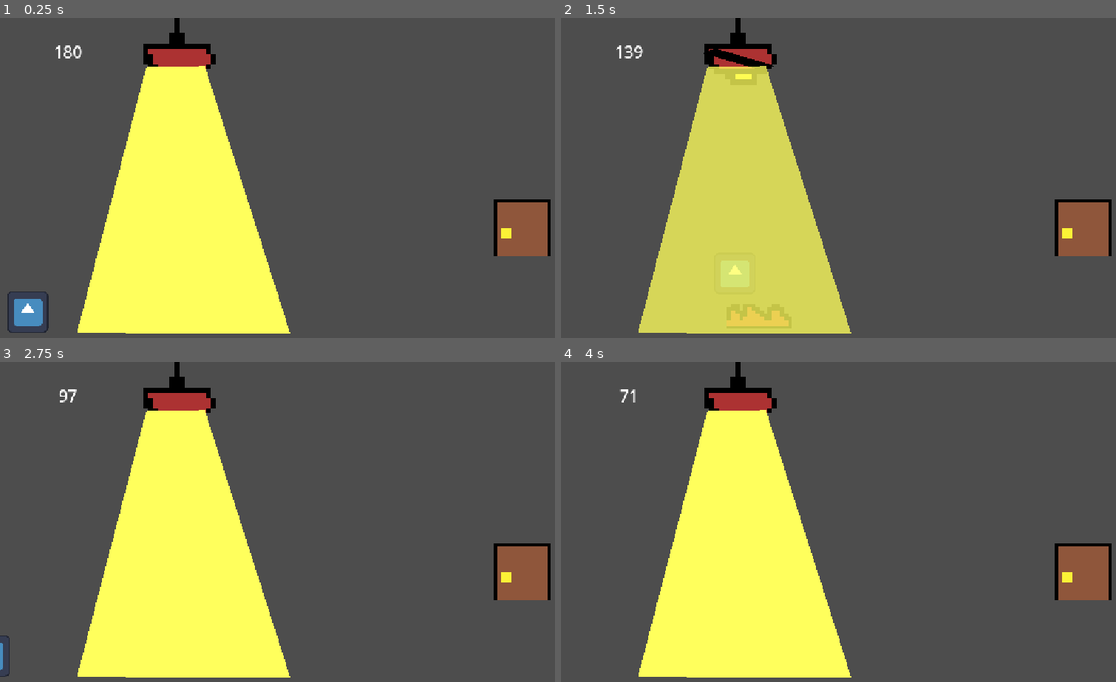
Above: before the commit, frames 1-4 (two rows, left to right).
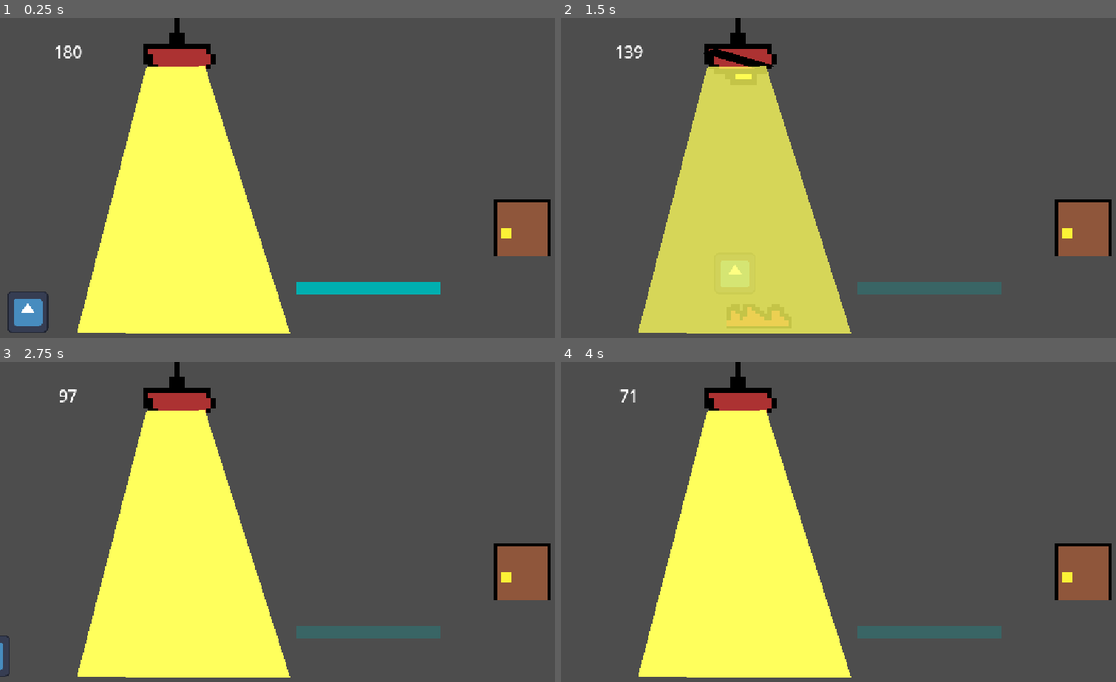
Above: after the commit, the same moments.

Repository: dangt0n78-jpg/physics-game-project
Game: Godot game, scene res://_scenes/level_1.tscn
Two runs of this game, one before a commit and one after it. Both use one fixed random seed, a clock stepped at 60 frames per second and the inputs below. The engine's default icon, where the game draws it, is replaced by a stand-in: a white triangle on a blue panel in a dark square.
Inputs (mouse positions are in pixels of both pictures, inside the frame that each line leads up to):
- Up to frame 1 (0.25 s): no input
- Up to frame 2 (1.5 s): tap Enter (ui_accept) at 0.5, 0.77 s; move the mouse to (738, 53) at 0.52 s; hold Q (decrease) 0.53-1.28 s; hold D (right) from 0.53 s (still down); click (738, 53) at 0.67 s; move the mouse to (738, 200) at 1.27 s; tap E (increase) at 1.35 s
- Up to frame 3 (2.75 s): tap Enter (ui_accept) at 1.52 s; move the mouse to (355, 454) at 2.02 s; release D (right) at 2.03 s; hold A (left) from 2.03 s (still down); hold Q (decrease) from 2.03 s (still down)
- Up to frame 4 (4 s): move the mouse to (827, 595) at 2.77 s; release A (left) at 2.78 s; release Q (decrease) at 2.78 s; hold D (right) from 2.78 s (still down); tap E (increase) at 2.85 s; click (827, 595) at 2.92 s; tap Enter (ui_accept) at 3.02, 3.77 s; move the mouse to (1032, 576) at 3.52 s; hold Q (decrease) from 3.53 s (still down)

The runs differ from the first frame. In frame 1, 1.0% of the frame differs, in the area x 53-80%, y 82-87%; in frame 2, less than 0.1%; in frame 3, less than 0.1%; in frame 4, less than 0.1%.

Commit message:
add lightbridge

Diff:
--- a/_scenes/level_1.tscn
+++ b/_scenes/level_1.tscn
@@ -5,6 +5,7 @@
 [ext_resource type="Script" uid="uid://cjkvg4tpgcb5q" path="res://_scripts/tamphancuc.gd" id="3_4h421"]
 [ext_resource type="PackedScene" uid="uid://daxshk0585oo0" path="res://_scenes/lamp.tscn" id="4_l20eo"]
 [ext_resource type="PackedScene" uid="uid://bv8nxa7leibcv" path="res://_scenes/spike.tscn" id="5_br8l7"]
+[ext_resource type="PackedScene" uid="uid://byf03aixhx7os" path="res://_scenes/lightbridge.tscn" id="6_wcqjb"]
 
 [sub_resource type="WorldBoundaryShape2D" id="WorldBoundaryShape2D_3owqy"]
 distance = 1.0
@@ -52,3 +53,6 @@
 [node name="spike" parent="." unique_id=1947088751 instance=ExtResource("5_br8l7")]
 z_index = -1
 position = Vector2(385, 559)
+
+[node name="lightbridge" parent="." unique_id=1017073131 instance=ExtResource("6_wcqjb")]
+position = Vector2(579, 516)
--- a/_scenes/lightbridge.tscn
+++ b/_scenes/lightbridge.tscn
@@ -1,5 +1,19 @@
 [gd_scene format=3 uid="uid://byf03aixhx7os"]
 
+[ext_resource type="Script" uid="uid://dljlfw30kodnj" path="res://_scripts/lightbridge.gd" id="1_jayox"]
+
+[sub_resource type="RectangleShape2D" id="RectangleShape2D_3owqy"]
+size = Vector2(279, 23)
+
 [node name="lightbridge" type="StaticBody2D" unique_id=1017073131]
+script = ExtResource("1_jayox")
+metadata/_edit_group_ = true
 
-[node name="Sprite2D" type="Sprite2D" parent="." unique_id=178490383]
+[node name="ColorRect" type="ColorRect" parent="." unique_id=449583255]
+offset_right = 279.0
+offset_bottom = 24.0
+color = Color(0, 0.6878645, 0.68912554, 1)
+
+[node name="CollisionShape2D" type="CollisionShape2D" parent="." unique_id=1197022049]
+position = Vector2(139.5, 12.5)
+shape = SubResource("RectangleShape2D_3owqy")
--- /dev/null
+++ b/_scripts/lightbridge.gd
@@ -0,0 +1,9 @@
+extends StaticBody2D
+
+func _process(delta: float) -> void:
+	if Global.phancuc > 10 and Global.phancuc < 170:
+		$ColorRect.color.a = 0.25
+		$CollisionShape2D.disabled = true
+	else:
+		$ColorRect.color.a = 1.0
+		$CollisionShape2D.disabled = false
Not shown, added: _scripts/lightbridge.gd.uid
